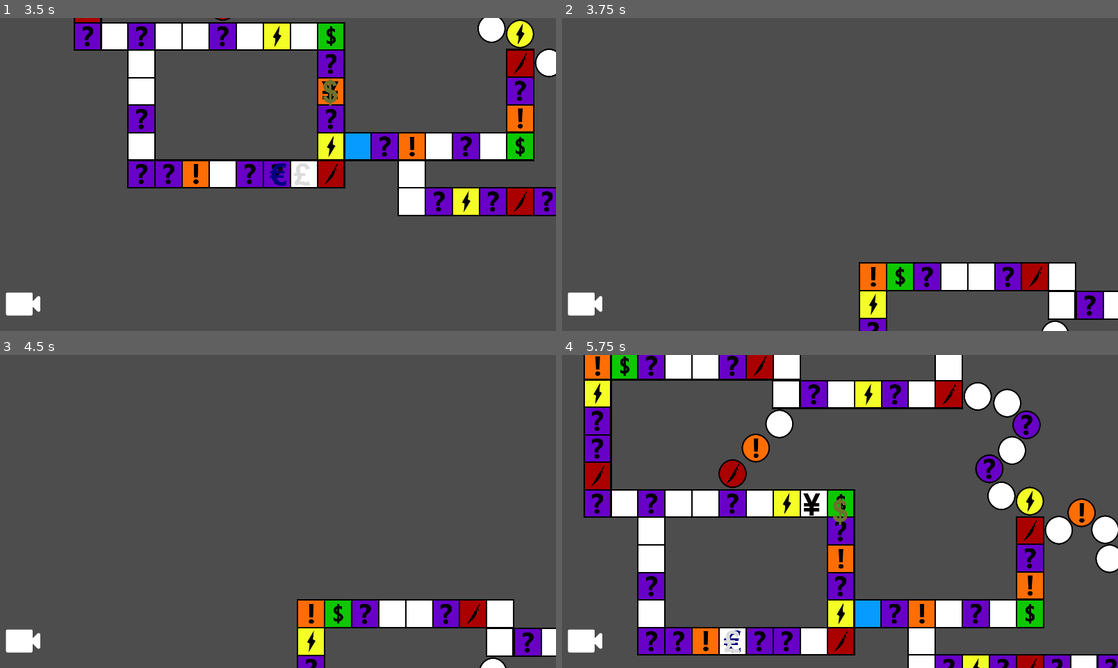
Above: before the commit, frames 1-4 (two rows, left to right).
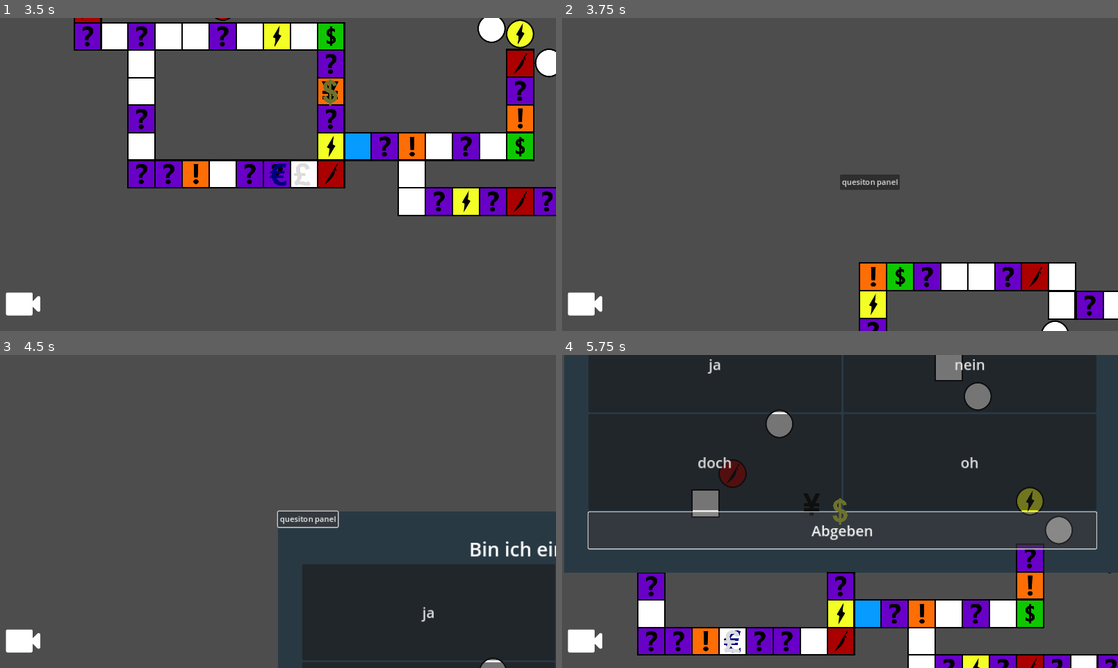
Above: after the commit, the same moments.

Repository: hfxbse/mparty
Game: Godot game, scene res://main/main.tscn
Same seed, same stepped clock (60 frames per second), same inputs: the game is played once before the commit and once after it.
Inputs (mouse positions are in pixels of both pictures, inside the frame that each line leads up to):
- Up to frame 1 (3.5 s): click (278, 202) at 0.5 s; click (278, 146) at 1.25 s; click (278, 202) at 2 s; click (278, 146) at 2.75 s
- Up to frame 2 (3.75 s): move the mouse to (962, 158) at 3.52 s; hold M from 3.53 s (still down); click (962, 158) at 3.67 s
- Up to frame 3 (4.5 s): release M at 4.25 s; click (305, 517) at 4.25 s, where only the run after the commit has a clickable "quesiton panel"
- Up to frame 4 (5.75 s): click (906, 398) at 5 s, where only the run after the commit has a clickable "Abgeben"

Frame 1 is identical in both runs. In frame 2, 0.5% of the frame differs, in the area x 50-61%, y 50-55%; in frame 3, 25%; in frame 4, 68%, in the area x 0-100%, y 0-70%.

Commit message:
add callable question panel logic

Diff:
--- a/main/main.gd
+++ b/main/main.gd
@@ -114,3 +114,12 @@
 func round_begin(round_num):
 	# Add code to change the round display in the HUD
 	pass
+
+
+func _on_question_panel_button_pressed():
+	var question_panel_scene = preload("res://question_panel/question_panel.tscn").instantiate()
+	add_child(question_panel_scene)
+	question_panel_scene.display_question(Question.Difficulty.EASY)
+
+	#TODO: await remove
+	#remove_child(question_panel_scene)
--- a/main/main.tscn
+++ b/main/main.tscn
@@ -16,3 +16,10 @@
 
 [node name="MainCamera" type="Camera2D" parent="."]
 script = ExtResource("4_lgfck")
+
+[node name="QuestionPanelButton" type="Button" parent="."]
+offset_right = 8.0
+offset_bottom = 8.0
+text = "quesiton panel"
+
+[connection signal="pressed" from="QuestionPanelButton" to="." method="_on_question_panel_button_pressed"]
--- a/question_panel/question_panel.gd
+++ b/question_panel/question_panel.gd
@@ -1,16 +1,18 @@
-extends VBoxContainer
+extends Control
 
 var question: Question
 var selected_answer
 
-@onready var question_label = $QuestionLabel
-@onready var answer_container = $AnswerContainer
+@onready var question_label = $MarginContainer/QuestionContainer/QuestionLabel
+@onready var answer_container = $MarginContainer/QuestionContainer/AnswerContainer
+
+signal answer_selected(answer: bool)
 
 
-func _ready():
+func display_question(difficulty):
 	var question_handler = preload("res://data_providers/resources/question_provider.tres")
-	# Need to get difficulty from map
-	question = question_handler.get_random_question(Question.Difficulty.EASY)
+
+	question = question_handler.get_random_question(difficulty)
 	question_label.set_text(question.question)
 
 	for answer_possibility in question.answer_possibilities:
@@ -19,14 +21,17 @@
 		answer_container.add_child(answer_button)
 
 
+	return answer_selected
+
+"res://question_panel/question_panel.gd"
 func create_answer_button(answer, selected_receiver):
-		var scene = preload("res://question_panel/answer_button.tscn")
-		var answer_button = scene.instantiate()
-		answer_button.button_text = answer
+	var scene = preload("res://question_panel/answer_button.tscn")
+	var answer_button = scene.instantiate()
+	answer_button.button_text = answer
 
-		answer_button.answer_selected.connect(selected_receiver)
+	answer_button.answer_selected.connect(selected_receiver)
 
-		return answer_button
+	return answer_button
 
 
 func _on_answer_selected(answer_text):
@@ -35,4 +40,9 @@
 
 
 func _on_submit_button_pressed():
+	if question.right_answer == question.answer_possibilities.find(selected_answer):
+		answer_selected.emit(true)
+	else:
+		answer_selected.emit(false)
+
 	print("Submit current answer: " + selected_answer)
--- a/question_panel/question_panel.tscn
+++ b/question_panel/question_panel.tscn
@@ -1,6 +1,8 @@
-[gd_scene load_steps=2 format=3 uid="uid://dft2qj70fe0nb"]
+[gd_scene load_steps=3 format=3 uid="uid://dft2qj70fe0nb"]
 
 [ext_resource type="Script" path="res://question_panel/question_panel.gd" id="1_jy063"]
+
+[sub_resource type="Theme" id="Theme_itjmp"]
 
 [node name="Control" type="Control"]
 layout_mode = 3
@@ -9,11 +11,22 @@
 anchor_bottom = 1.0
 grow_horizontal = 2
 grow_vertical = 2
+script = ExtResource("1_jy063")
+
+[node name="ColorRect" type="ColorRect" parent="."]
+z_index = -1
+layout_mode = 2
+offset_right = 1152.0
+offset_bottom = 640.0
+size_flags_horizontal = 3
+size_flags_vertical = 3
+color = Color(0.160784, 0.223529, 0.266667, 1)
 
 [node name="MarginContainer" type="MarginContainer" parent="."]
-layout_mode = 0
+layout_mode = 2
 offset_right = 1152.0
 offset_bottom = 640.0
+theme = SubResource("Theme_itjmp")
 theme_override_constants/margin_left = 50
 theme_override_constants/margin_top = 50
 theme_override_constants/margin_right = 50
@@ -21,7 +34,6 @@
 
 [node name="QuestionContainer" type="VBoxContainer" parent="MarginContainer"]
 layout_mode = 2
-script = ExtResource("1_jy063")
 
 [node name="QuestionLabel" type="Label" parent="MarginContainer/QuestionContainer"]
 layout_mode = 2
Not shown: 1 places in main/main.tscn that only renumber resources
Not shown: 1 places in question_panel/answer_button.tscn that only renumber resources
